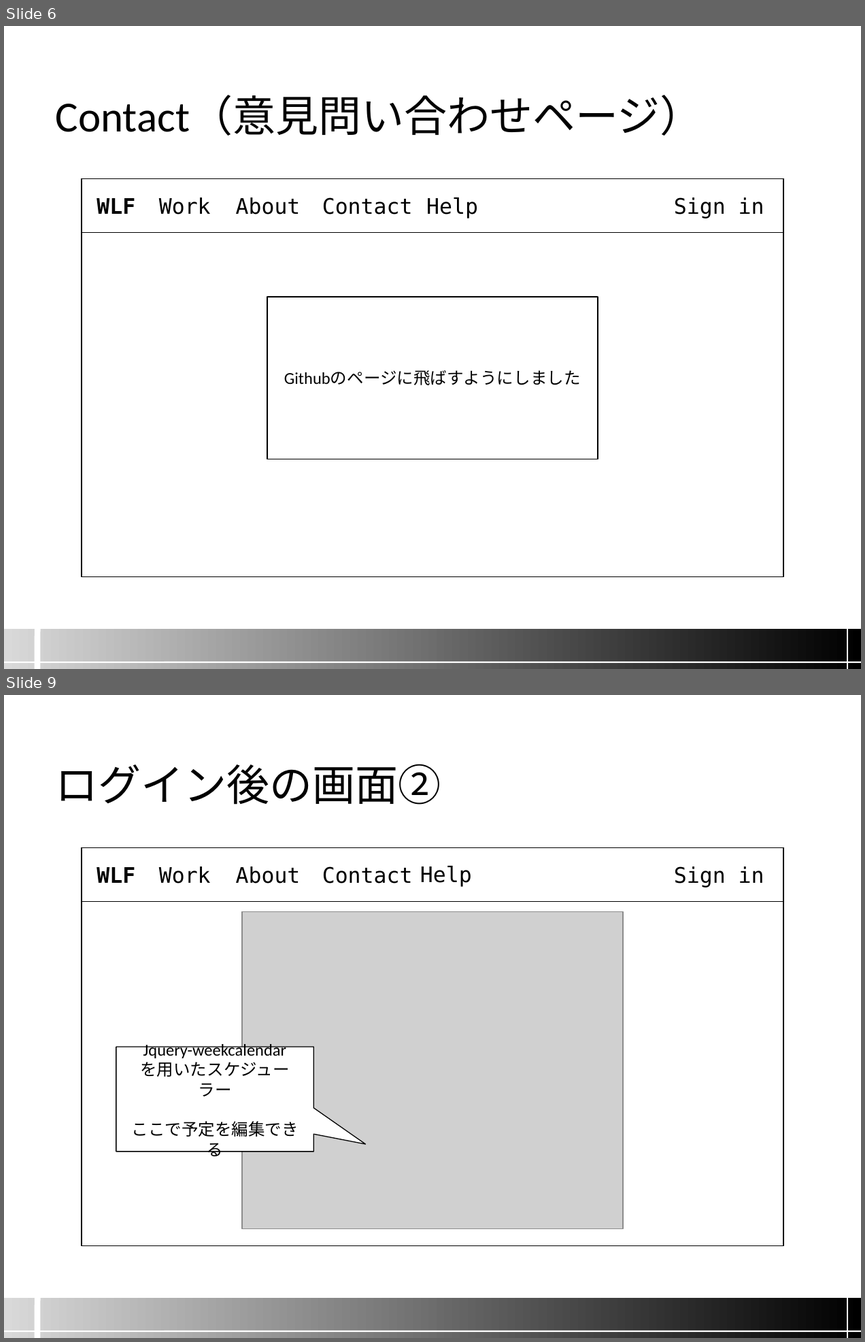
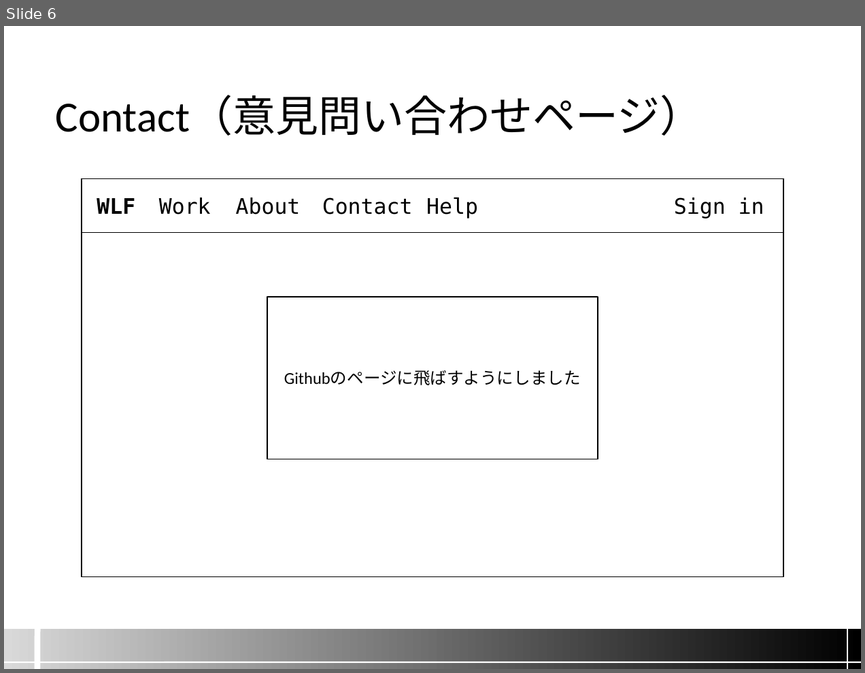
Before and after one commit to namazu510/team-a, a slide deck: screen_image/04.画面設計.pptx. Shown one above the other, each under a label of ours: slides 6 and 9 before the commit, slide 6 after it; the slides between them are not shown. The pictures are 865x1342 and 865x673 pixels, drawn with LibreOffice and Linux fonts; fonts in the diff are those of the drawing; grey boxes stand for pictures; background and template pictures are left out. Boxes give left, top, right and bottom in pixels: in the first picture for what was removed or moved away, otherwise in the second. Text is boxed around its words. In the diff, an @@ line names an element or a change of style, - is before the commit and + after.

Commit message:
画面遷移の資料修正

```diff
--- a/screen_image/04.画面設計.pptx
+++ b/screen_image/04.画面設計.pptx
@@ slide 9 removed at (4, 695, 861, 1338), background #FFFFFF; not listed: 6 template elements that a slide beside it also shows @@
@@ title removed at (56, 764, 441, 804) @@
-ログイン後の画面②
@@ rectangle removed at (82, 847, 784, 1246) @@
@@ rectangle removed at (82, 847, 784, 902) @@
@@ rectangle removed at (86, 857, 146, 892) @@
-WLF
@@ text removed at (159, 866, 211, 883) @@
-Work
@@ text removed at (236, 866, 300, 883) @@
-About
@@ text removed at (322, 866, 413, 883) @@
-Contact
@@ text removed at (420, 866, 472, 887) @@
-Help
@@ text removed at (674, 866, 764, 887) @@
-Sign in
@@ picture removed at (242, 912, 623, 1229) @@
@@ speech box removed at (116, 1047, 313, 1151) @@
-Jquery-weekcalendar
-を用いたスケジューラー
-ここで予定を編集できる
```
Also in this commit, not shown: 8 slides changed, 1 other file.
